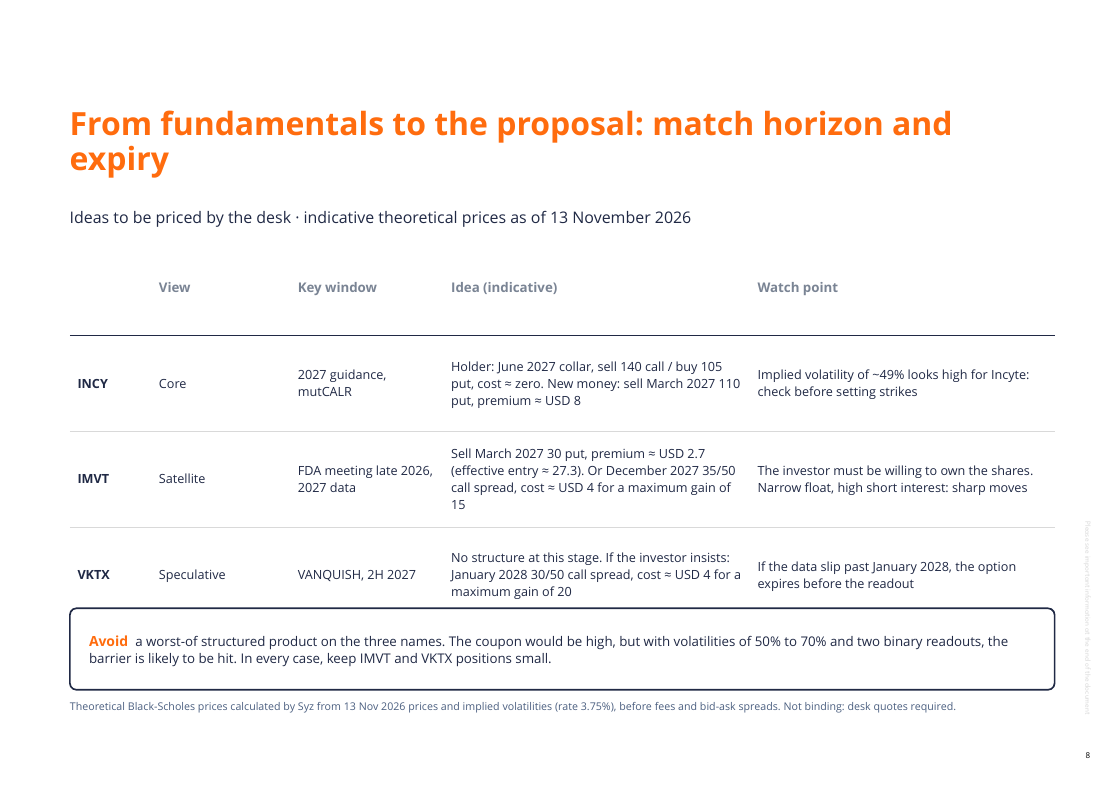
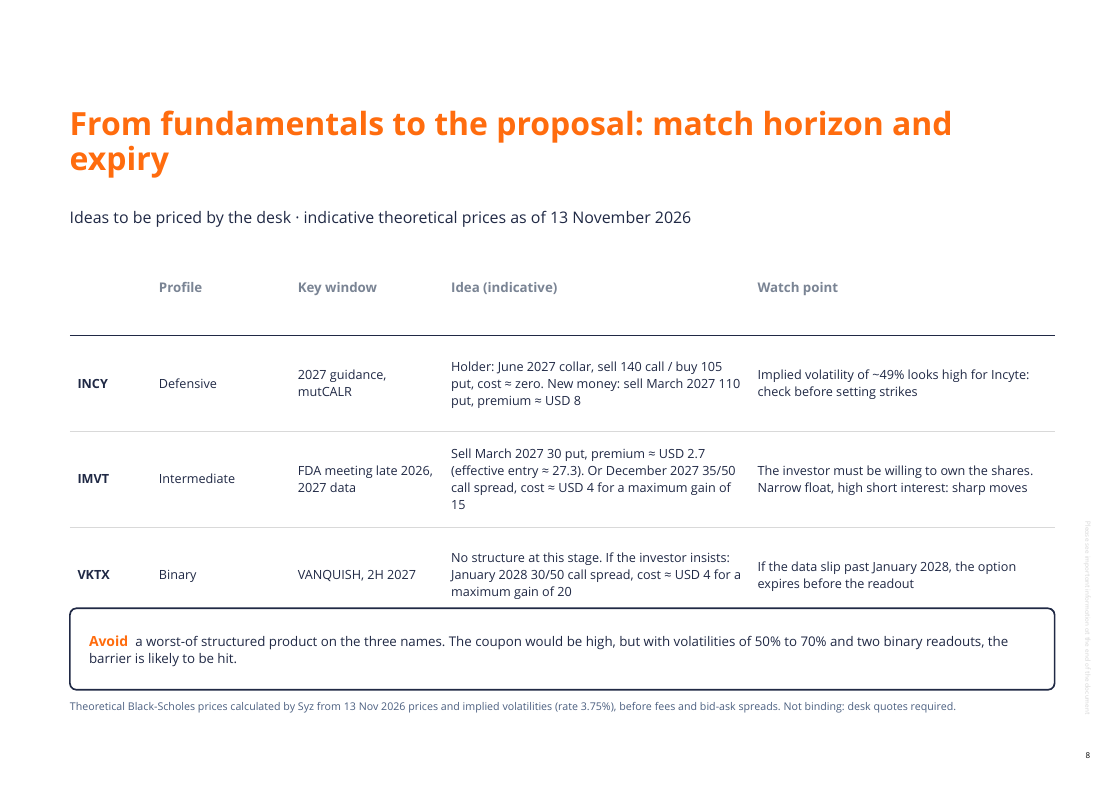
Before and after one commit to jb-db05/adhoc_Equity, a slide deck: slide 8 of notes/2026-11-16-biotech-vktx-imvt-incy/Syz_US_Biotech_fundamental_view_2026-11-16_EN.pptx. Drawn at 1120x792 pixels with LibreOffice and Linux fonts; fonts in the diff are those of the drawing; background and template pictures are left out. Boxes give left, top, right and bottom in pixels: in the first picture for what was removed or moved away, otherwise in the second. Text is boxed around its words. In the diff, an @@ line names an element or a change of style, - is before the commit and + after.

```diff
--- a/notes/2026-11-16-biotech-vktx-imvt-incy/Syz_US_Biotech_fundamental_view_2026-11-16_EN.pptx
+++ b/notes/2026-11-16-biotech-vktx-imvt-incy/Syz_US_Biotech_fundamental_view_2026-11-16_EN.pptx
@@ table at (70,240,1055,623) @@
-row 1, column 2: View
+row 1, column 2: Profile
-row 2, column 2: Core
+row 2, column 2: Defensive
-row 3, column 2: Satellite
+row 3, column 2: Intermediate
-row 4, column 2: Speculative
+row 4, column 2: Binary
@@ text at (89,635,1008,666): text changed @@
-Avoid a worst-of structured product on the three names. The coupon would be high, but with volatilities of 50% to 70% and two binary readouts, the barrier is likely to be hit. In every case, keep IMVT and VKTX positions small.
+Avoid a worst-of structured product on the three names. The coupon would be high, but with volatilities of 50% to 70% and two binary readouts, the barrier is likely to be hit.
```
Also in this commit, not shown: 5 other slides changed, 9 other files.
